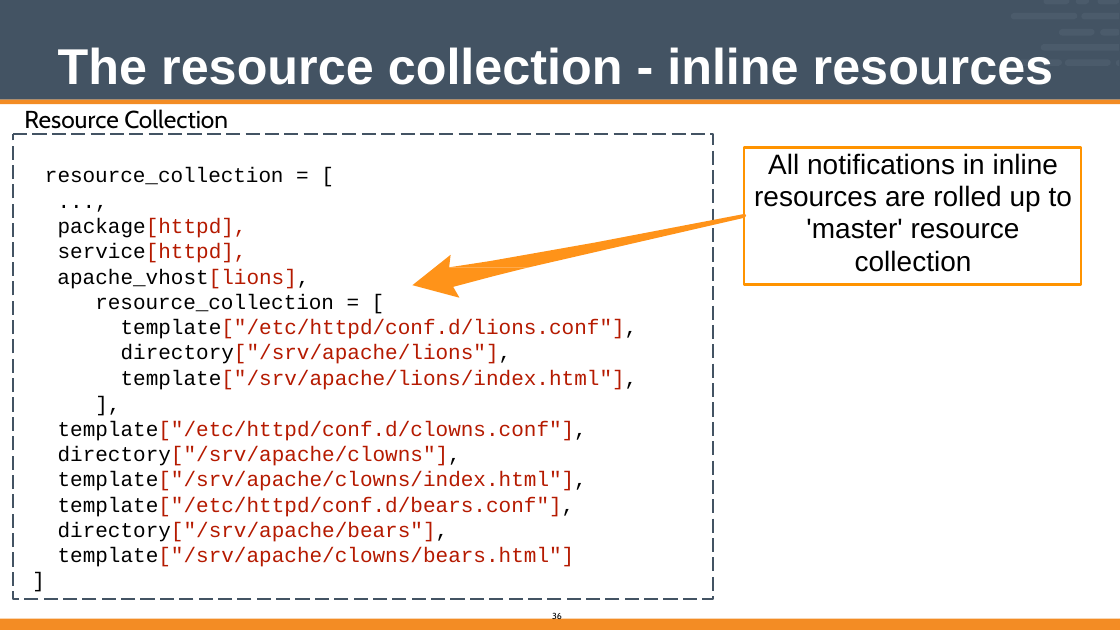
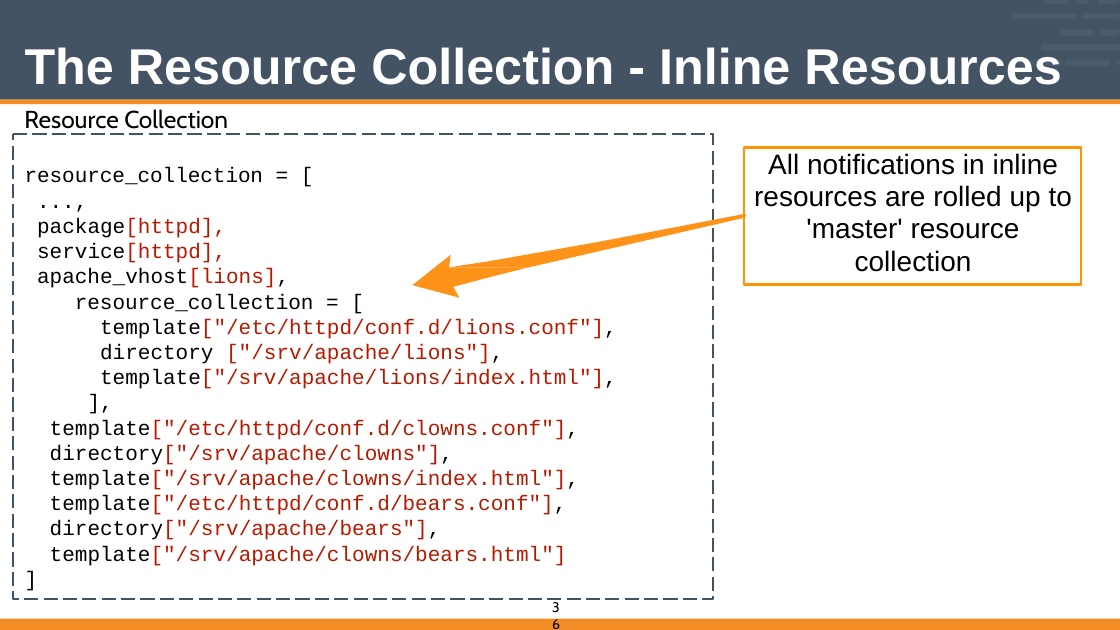
Before and after one commit to vinyar/chef-intermediate, a slide deck: slide 36 of Modules/04-Chef_Intermediate.pptx. Drawn at 1120x630 pixels with LibreOffice and Linux fonts; fonts in the diff are those of the drawing. Boxes give left, top, right and bottom in pixels: in the first picture for what was removed or moved away, otherwise in the second. Text is boxed around its words. In the diff, an @@ line names an element or a change of style, - is before the commit and + after.

Commit message:
Fixed code and other text formatting

```diff
--- a/Modules/04-Chef_Intermediate.pptx
+++ b/Modules/04-Chef_Intermediate.pptx
@@ title at [25, 47, 1061, 85]: text changed @@
-The resource collection - inline resources
+The Resource Collection - Inline Resources
@@ text "resource_collection = [": place and size @@
-text "resource_collection = [" at [58, 421, 587, 567]
+text "resource_collection = [" at [25, 167, 617, 566]
@@ text at [25, 167, 617, 389]: paragraphs added @@
+resource_collection = [
+...,
+package[httpd],
+service[httpd],
+apache_vhost[lions],
+resource_collection = [
+template["/etc/httpd/conf.d/lions.conf"],
+directory ["/srv/apache/lions"],
+template["/srv/apache/lions/index.html"],
@@ text removed at [45, 167, 284, 263] @@
-resource_collection = [
-...,
-package[httpd], service[httpd],
@@ text removed at [57, 269, 638, 390] @@
-apache_vhost[lions], resource_collection = [
-template["/etc/httpd/conf.d/lions.conf"], directory["/srv/apache/lions"], template["/srv/apache/lions/index.html"],
@@ page number: place and size @@
-page number at [552, 612, 562, 622]
+page number at [551, 598, 567, 630]
@@ page number at [551, 598, 567, 630]: size 10 to 16 pt @@
```
Also in this commit, not shown: 55 other slides changed.
